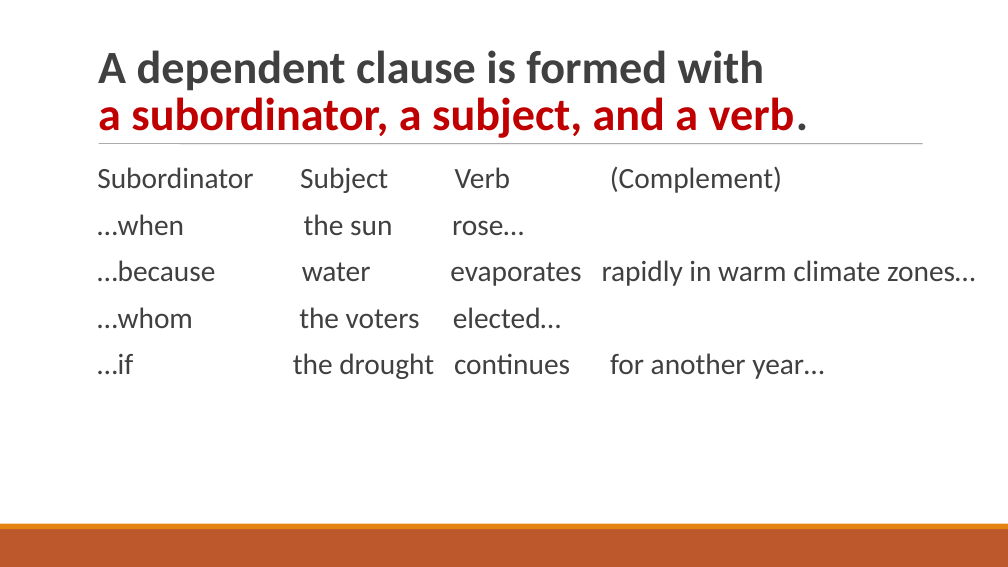
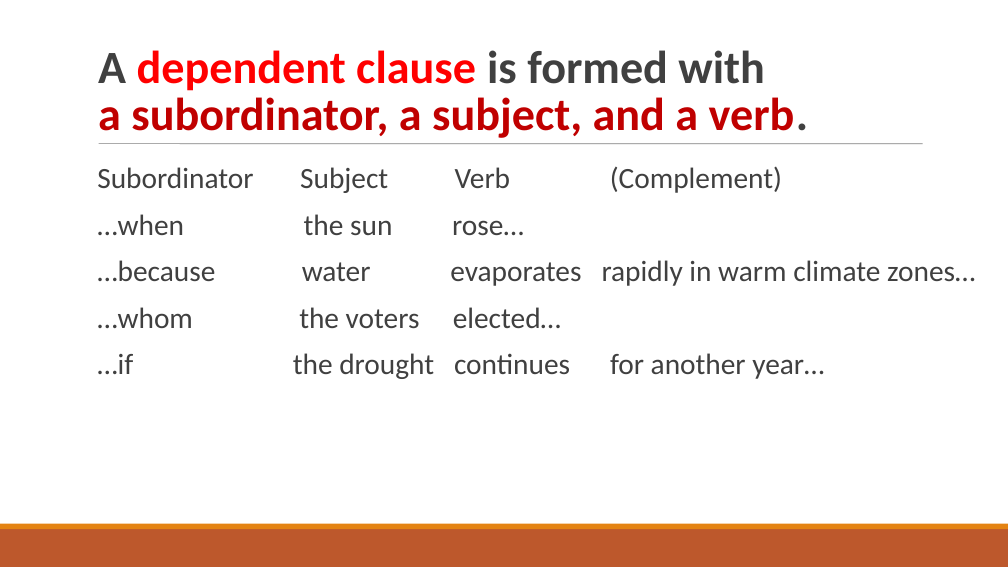
Before and after one commit to FrankKirin/ecust_cource_files, a slide deck: slide 6 of academic_english_writing/y-W13--Types of Sentences & Fixing Sentence Problems（S）.ppt. Drawn at 1008x567 pixels with LibreOffice and Linux fonts; fonts in the diff are those of the drawing. Boxes give left, top, right and bottom in pixels: in the first picture for what was removed or moved away, otherwise in the second. Text is boxed around its words. In the diff, an @@ line names an element or a change of style, - is before the commit and + after.

```diff
--- a/academic_english_writing/y-W13--Types of Sentences & Fixing Sentence Problems（S）.ppt
+++ b/academic_english_writing/y-W13--Types of Sentences & Fixing Sentence Problems（S）.ppt
@@ title "A dependent clause is formed ..." at (x1=98, y1=50, x2=809, y2=138): text colour #404040 to #FF0000 in "dependent clause" @@
```
Also in this commit, not shown: 2 other slides changed, 7 other files.
